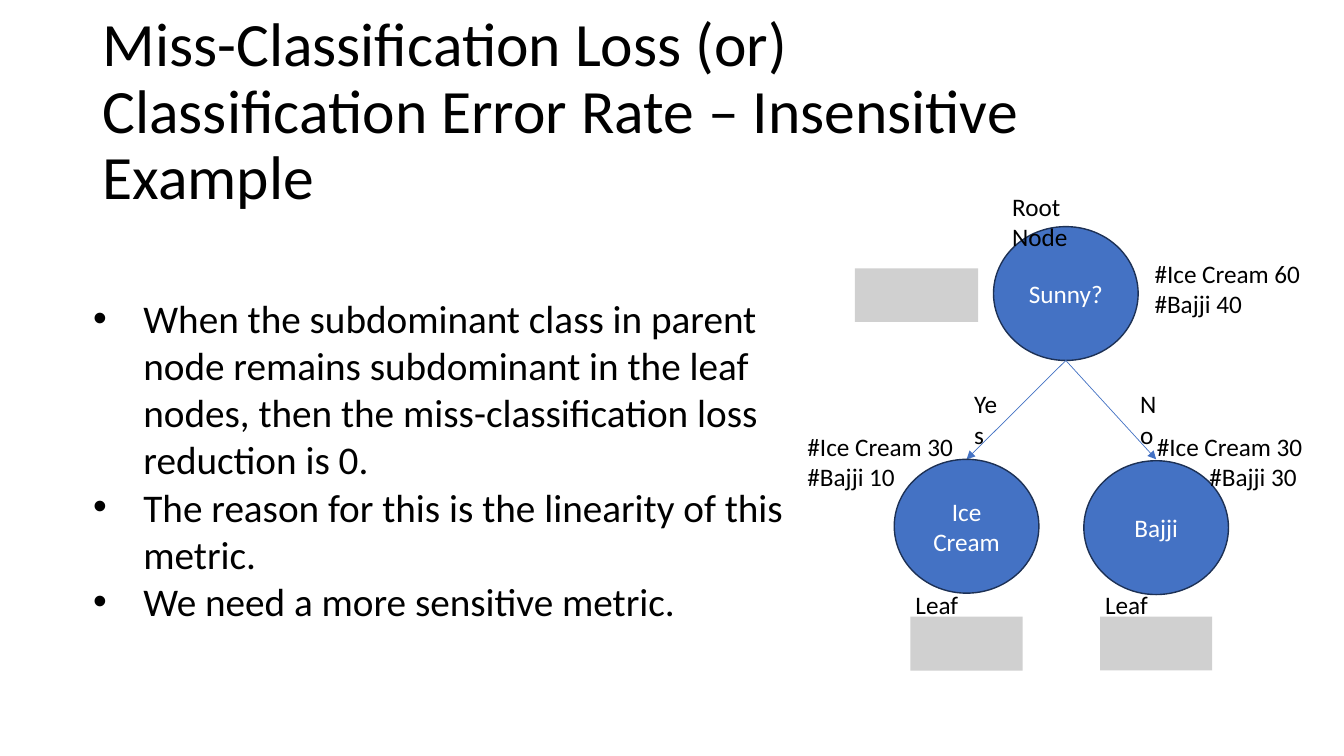
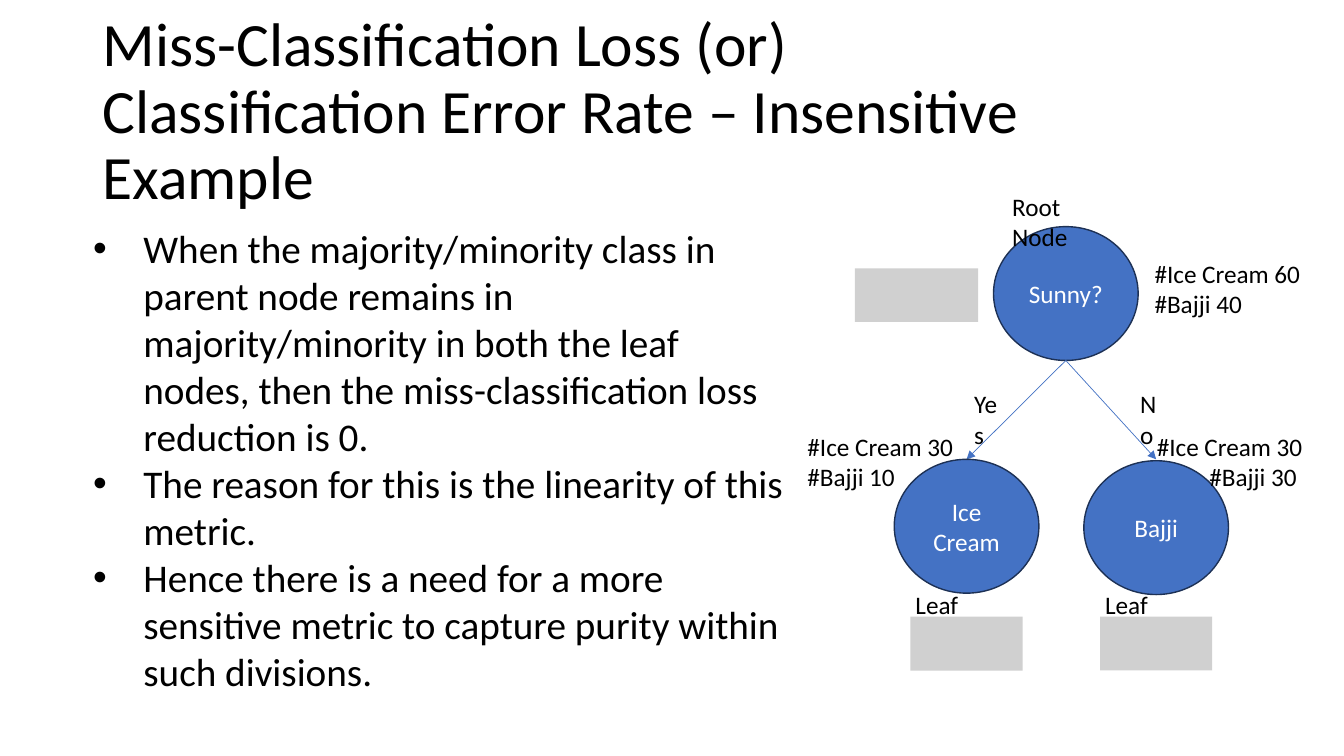
Before and after one commit to meenakshsundaram/AIML, a slide deck: slide 24 of DecisionTrees/DecisionTrees.pptx (slide 23 before the commit). Drawn at 1344x756 pixels with LibreOffice and Linux fonts; fonts in the diff are those of the drawing; grey boxes stand for pictures. Boxes give left, top, right and bottom in pixels: in the first picture for what was removed or moved away, otherwise in the second. Text is boxed around its words. In the diff, an @@ line names an element or a change of style, - is before the commit and + after.

Commit message:
Fixed the Entropy Metric

```diff
--- a/DecisionTrees/DecisionTrees.pptx
+++ b/DecisionTrees/DecisionTrees.pptx
@@ text "When the majority/minority class in ...": place and size @@
-text "When the majority/minority class in ..." at box(143, 305, 783, 617)
+text "When the majority/minority class in ..." at box(143, 235, 783, 687)
@@ text at box(143, 235, 757, 452): text changed @@
-• When the subdominant class in parent node remains subdominant in the leaf nodes, then the miss-classification loss reduction is 0.
+• When the majority/minority class in parent node remains in majority/minority in both the leaf nodes, then the miss-classification loss reduction is 0.
@@ text at box(143, 564, 778, 687): text changed @@
-• We need a more sensitive metric.
+• Hence there is a need for a more sensitive metric to capture purity within such divisions.
```
Also in this commit, not shown: 3 other slides changed, 5 slides added.
